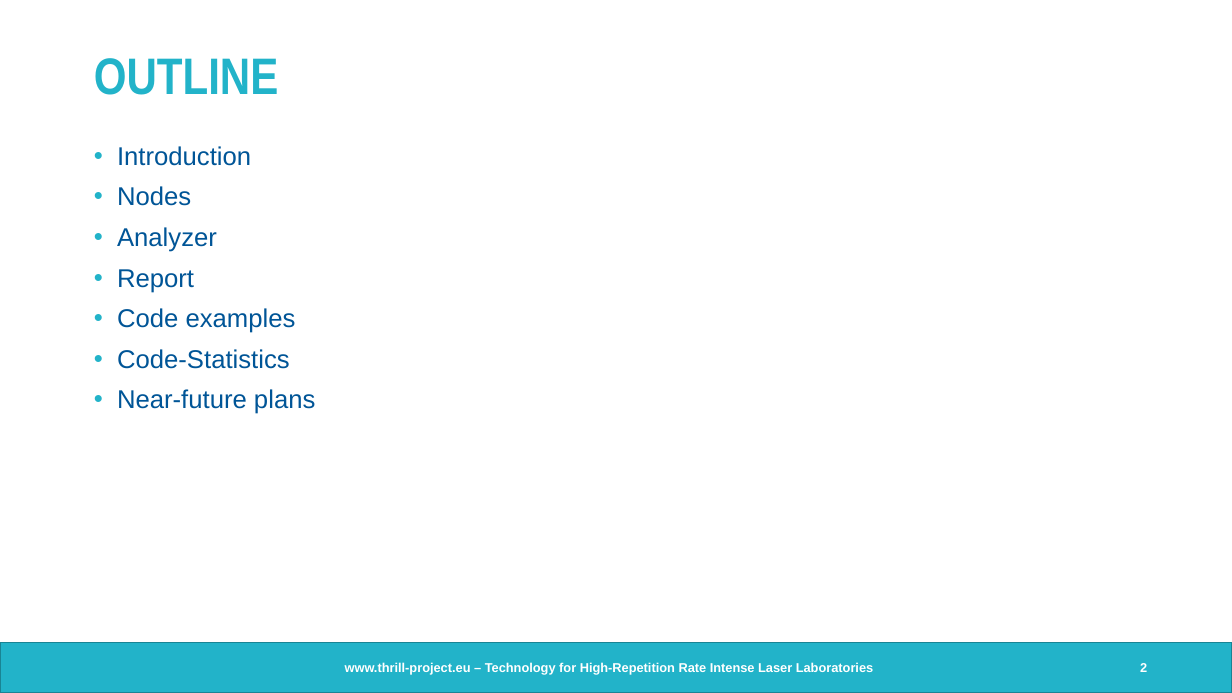
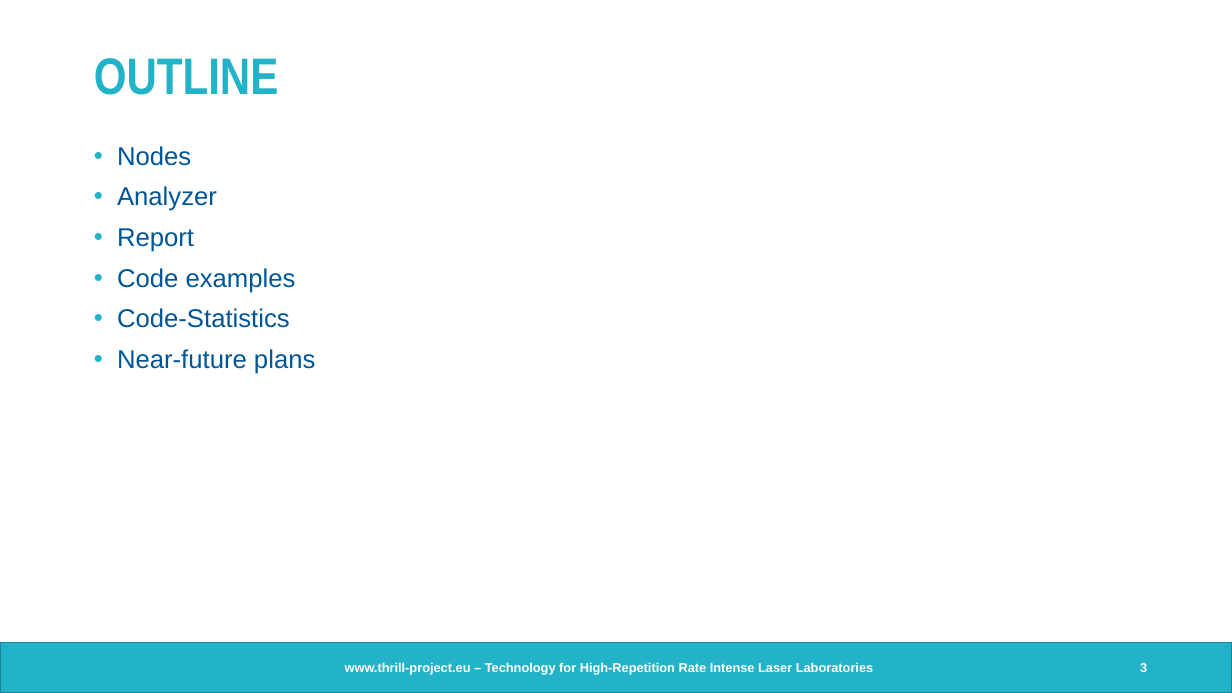
Before and after one commit to opossum-labs/opossum, a slide deck: slide 3 of book/documents/Opossum_Thrill_meeting_20241028.pptx (slide 2 before the commit). Drawn at 1232x693 pixels with LibreOffice and Linux fonts; fonts in the diff are those of the drawing; background and template pictures are left out. Boxes give left, top, right and bottom in pixels: in the first picture for what was removed or moved away, otherwise in the second. Text is boxed around its words. In the diff, an @@ line names an element or a change of style, - is before the commit and + after.

```diff
--- a/book/documents/Opossum_Thrill_meeting_20241028.pptx
+++ b/book/documents/Opossum_Thrill_meeting_20241028.pptx
@@ text at (117,146,251,166): paragraph removed @@
-• Introduction
```
Also in this commit, not shown: 3 other slides changed, 1 slide added, 1 other file.
